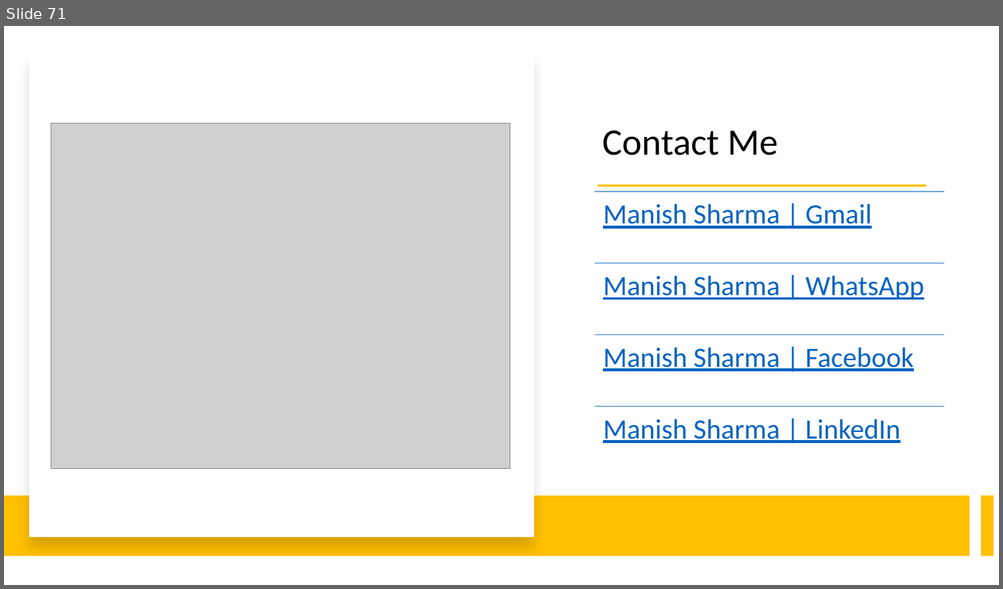
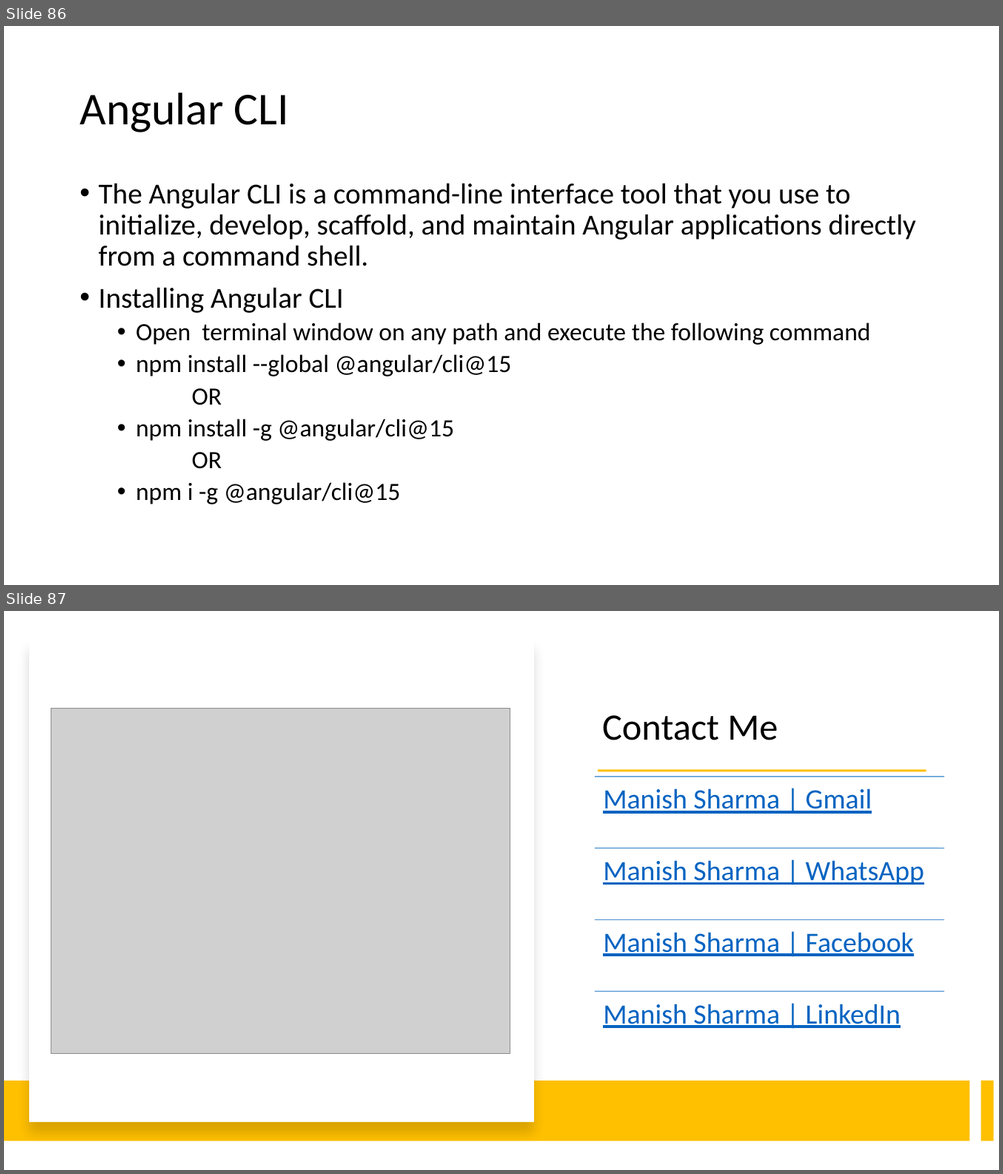
Before and after one commit to explore-with-manish/BFL_Byte_Jul23, a slide deck: Ng-Byte.pptx. Shown one above the other, each under a label of ours: slide 71 before the commit, slides 86 and 87 after it. The pictures are 1003x589 and 1003x1174 pixels, drawn with LibreOffice and Linux fonts; fonts in the diff are those of the drawing; grey boxes stand for pictures. Boxes give left, top, right and bottom in pixels: in the first picture for what was removed or moved away, otherwise in the second. Text is boxed around its words. In the diff, an @@ line names an element or a change of style, - is before the commit and + after.

```diff
--- a/Ng-Byte.pptx
+++ b/Ng-Byte.pptx
@@ slide 86 added at [4,26,999,585], background #FFFFFF @@
@@ title added at [79,93,289,133], 44 pt, text #000000 @@
+Angular CLI
@@ text added at [99,183,916,505], 28 pt, text #000000 @@
+• The Angular CLI is a command-line interface tool that you use to initialize, develop, scaffold, and maintain Angular applications directly from a command shell.
+• Installing Angular CLI
+  • Open terminal window on any path and execute the following command
+  • npm install --global @angular/cli@15
+  OR
+  • npm install -g @angular/cli@15
+  OR
+  • npm i -g @angular/cli@15
@@ what was slide 71 is now slide 87 @@
```
Also in this commit, not shown: 15 other slides added, 4 other files.
